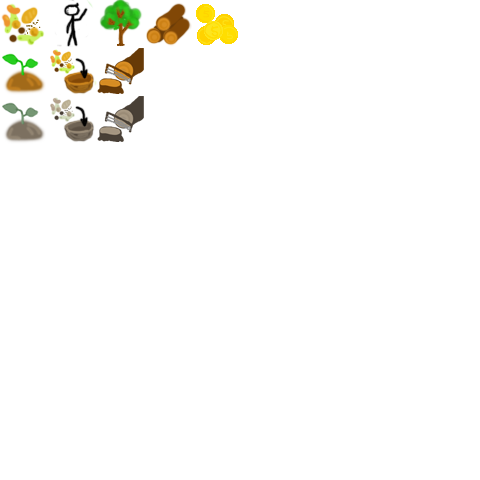
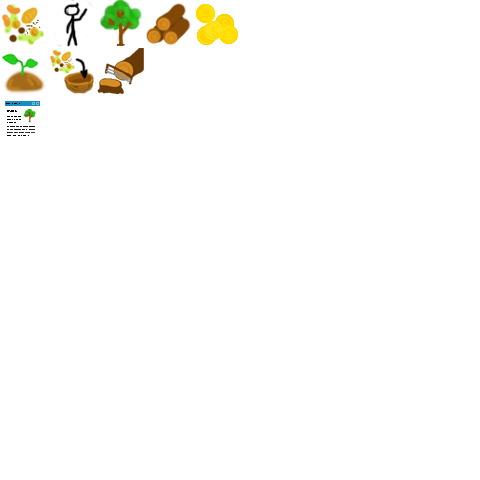
Layers edited between the first and the second w=480, h=480 image:
added group "Buildings" with 1 layers above "Actions" over 4, 101, 51, 143
added layer "Blogpost" in group "Buildings" over 4, 101, 51, 143
removed layer "Plant off" (was screen) from group "Actions" over 2, 102, 46, 143
removed layer "GatherOff" (was screen) from group "Actions" over 50, 97, 95, 142
painted on "Cut" over 4, 102, 38, 142
removed layer "Cut off" (was screen) from group "Actions" over 97, 96, 144, 142
